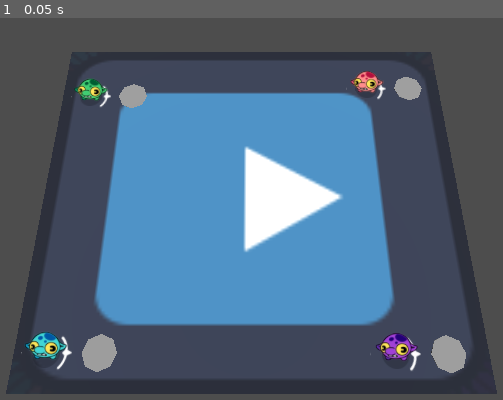
Above: before the commit, frame 1.
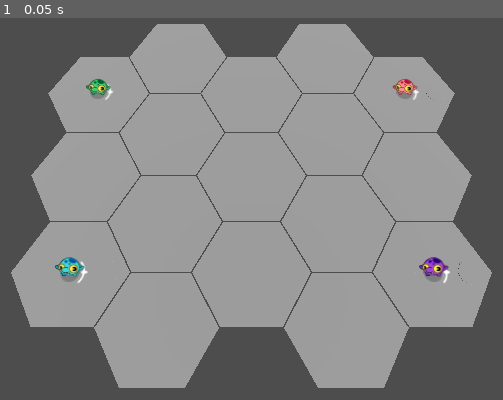
Above: after the commit, the same moment.

Repository: sarugami/FGJ24
Game: Godot game, scene res://game.tscn
The game is run twice, just before and just after one commit, with the same random seed, the same clock (stepped at 60 frames per second) and the same inputs. The engine's default icon, where the game draws it, is replaced by a stand-in: a white triangle on a blue panel in a dark square.
Inputs:
- Up to frame 1 (0.05 s): no input

The runs differ from the first frame. In frame 1, 74% of the frame differs, in the area x 1-99%, y 1-99%.

Commit message:
map_hexagons

Diff:
--- a/game.tscn
+++ b/game.tscn
@@ -1,25 +1,13 @@
-[gd_scene load_steps=6 format=3 uid="uid://cnisgb7eskrlp"]
+[gd_scene load_steps=3 format=3 uid="uid://cnisgb7eskrlp"]
 
 [ext_resource type="PackedScene" uid="uid://dntbubkn7i4aa" path="res://player.tscn" id="1_4g4tu"]
-[ext_resource type="Texture2D" uid="uid://14u5m4ybcwtm" path="res://icon.svg" id="1_g1551"]
-
-[sub_resource type="StandardMaterial3D" id="StandardMaterial3D_gemom"]
-albedo_texture = ExtResource("1_g1551")
-
-[sub_resource type="StandardMaterial3D" id="StandardMaterial3D_l5y1h"]
 
 [sub_resource type="Environment" id="Environment_4csi7"]
 
 [node name="Game" type="Node3D"]
 
-[node name="CSGBox3D" type="CSGBox3D" parent="."]
-material_override = SubResource("StandardMaterial3D_gemom")
-use_collision = true
-size = Vector3(13.3954, 0.0585938, 11.3115)
-material = SubResource("StandardMaterial3D_l5y1h")
-
 [node name="Camera3D" type="Camera3D" parent="."]
-transform = Transform3D(1, 0, 0, 0, 0.258819, 0.965926, 0, -0.965926, 0.258819, 0, 9, 3)
+transform = Transform3D(1, 0, 0, 0, 0.258819, 0.965926, 0, -0.965926, 0.258819, 0, 12, 5)
 
 [node name="DirectionalLight3D" type="DirectionalLight3D" parent="."]
 transform = Transform3D(0.263317, -4.21688e-08, 0.964709, -0.964709, -1.151e-08, 0.263317, 1.76963e-15, -1, -4.37114e-08, 0, 7.38173, 0)
@@ -27,28 +15,28 @@
 light_angular_distance = 90.0
 
 [node name="Player" parent="." instance=ExtResource("1_4g4tu")]
-transform = Transform3D(1, 0, 0, 0, 1, 0, 0, 0, 1, -5.656, 0.1, -3.703)
+transform = Transform3D(1, 0, 0, 0, 1, 0, 0, 0, 1, -7.25, 0.1, -4.2)
 DASH_SPEED = 20
 PLAYER_COLOR_BASE = Color(0.254902, 0.803922, 0.45098, 1)
 PLAYER_COLOR_DARK = Color(0.0588235, 0.647059, 0.411765, 1)
 PLAYER_COLOR_HIGHLIGHT = Color(0.0588235, 0.45098, 0.45098, 1)
 
 [node name="Player2" parent="." instance=ExtResource("1_4g4tu")]
-transform = Transform3D(1, 0, 0, 0, 1, 0, 0, 0, 1, -5.727, 0.1, 4.615)
+transform = Transform3D(1, 0, 0, 0, 1, 0, 0, 0, 1, -7.25, 0.1, 4.2)
 PLAYER_NUMBER = 2
 PLAYER_COLOR_BASE = Color(0.254902, 0.843137, 0.843137, 1)
 PLAYER_COLOR_DARK = Color(0.0784314, 0.627451, 0.803922, 1)
 PLAYER_COLOR_HIGHLIGHT = Color(0.0784314, 0.411765, 0.764706, 1)
 
 [node name="Player3" parent="." instance=ExtResource("1_4g4tu")]
-transform = Transform3D(1, 0, 0, 0, 1, 0, 0, 0, 1, 4.02056, 0.1, 4.646)
+transform = Transform3D(1, 0, 0, 0, 1, 0, 0, 0, 1, 7.25, 0.1, 4.2)
 PLAYER_NUMBER = 3
 PLAYER_COLOR_BASE = Color(0.627451, 0.254902, 0.843137, 1)
 PLAYER_COLOR_DARK = Color(0.392157, 0.176471, 0.705882, 1)
 PLAYER_COLOR_HIGHLIGHT = Color(0.235294, 0.117647, 0.54902, 1)
 
 [node name="Player4" parent="." instance=ExtResource("1_4g4tu")]
-transform = Transform3D(1, 0, 0, 0, 1, 0, 0, 0, 1, 4.07819, 0.1, -4.022)
+transform = Transform3D(1, 0, 0, 0, 1, 0, 0, 0, 1, 7.25, 0.1, -4.2)
 PLAYER_NUMBER = 4
 PLAYER_COLOR_BASE = Color(1, 0.54902, 0.54902, 1)
 PLAYER_COLOR_DARK = Color(0.901961, 0.313726, 0.470588, 1)
@@ -56,3 +44,104 @@
 
 [node name="WorldEnvironment" type="WorldEnvironment" parent="."]
 environment = SubResource("Environment_4csi7")
+
+[node name="CSGCylinder3D" type="CSGCylinder3D" parent="."]
+radius = 2.4
+height = 0.001
+sides = 6
+
+[node name="CSGCylinder3D15" type="CSGCylinder3D" parent="CSGCylinder3D"]
+transform = Transform3D(1, 0, 0, 0, 1, 0, 0, 0, 1, -3.65, 0, -6.3)
+radius = 2.4
+height = 0.001
+sides = 6
+
+[node name="CSGCylinder3D14" type="CSGCylinder3D" parent="CSGCylinder3D"]
+transform = Transform3D(1, 0, 0, 0, 1, 0, 0, 0, 1, 3.65, 0, -6.3)
+radius = 2.4
+height = 0.001
+sides = 6
+
+[node name="CSGCylinder3D11" type="CSGCylinder3D" parent="CSGCylinder3D"]
+transform = Transform3D(1, 0, 0, 0, 1, 0, 0, 0, 1, 7.3, 0, -4.2)
+radius = 2.4
+height = 0.001
+sides = 6
+
+[node name="CSGCylinder3D8" type="CSGCylinder3D" parent="CSGCylinder3D"]
+transform = Transform3D(1, 0, 0, 0, 1, 0, 0, 0, 1, 7.3, 0, 0)
+radius = 2.4
+height = 0.001
+sides = 6
+
+[node name="CSGCylinder3D10" type="CSGCylinder3D" parent="CSGCylinder3D"]
+transform = Transform3D(1, 0, 0, 0, 1, 0, 0, 0, 1, 7.3, 0, 4.2)
+radius = 2.4
+height = 0.001
+sides = 6
+
+[node name="CSGCylinder3D12" type="CSGCylinder3D" parent="CSGCylinder3D"]
+transform = Transform3D(1, 0, 0, 0, 1, 0, 0, 0, 1, -7.3, 0, -4.2)
+radius = 2.4
+height = 0.001
+sides = 6
+
+[node name="CSGCylinder3D13" type="CSGCylinder3D" parent="CSGCylinder3D"]
+transform = Transform3D(1, 0, 0, 0, 1, 0, 0, 0, 1, -7.3, 0, 4.2)
+radius = 2.4
+height = 0.001
+sides = 6
+
+[node name="CSGCylinder3D9" type="CSGCylinder3D" parent="CSGCylinder3D"]
+transform = Transform3D(1, 0, 0, 0, 1, 0, 0, 0, 1, -7.3, 0, 0)
+radius = 2.4
+height = 0.001
+sides = 6
+
+[node name="CSGCylinder3D3" type="CSGCylinder3D" parent="CSGCylinder3D"]
+transform = Transform3D(1, 0, 0, 0, 1, 0, 0, 0, 1, 3.65, 0, 2.1)
+radius = 2.4
+height = 0.001
+sides = 6
+
+[node name="CSGCylinder3D16" type="CSGCylinder3D" parent="CSGCylinder3D"]
+transform = Transform3D(1, 0, 0, 0, 1, 0, 0, 0, 1, -3.65, 0, 6.3)
+radius = 2.4
+height = 0.001
+sides = 6
+
+[node name="CSGCylinder3D17" type="CSGCylinder3D" parent="CSGCylinder3D"]
+transform = Transform3D(1, 0, 0, 0, 1, 0, 0, 0, 1, 3.65, 0, 6.3)
+radius = 2.4
+height = 0.001
+sides = 6
+
+[node name="CSGCylinder3D7" type="CSGCylinder3D" parent="CSGCylinder3D"]
+transform = Transform3D(1, 0, 0, 0, 1, 0, 0, 0, 1, 3.65, 0, -2.1)
+radius = 2.4
+height = 0.001
+sides = 6
+
+[node name="CSGCylinder3D4" type="CSGCylinder3D" parent="CSGCylinder3D"]
+transform = Transform3D(1, 0, 0, 0, 1, 0, 0, 0, 1, -3.65, 0, 2.1)
+radius = 2.4
+height = 0.001
+sides = 6
+
+[node name="CSGCylinder3D5" type="CSGCylinder3D" parent="CSGCylinder3D"]
+transform = Transform3D(1, 0, 0, 0, 1, 0, 0, 0, 1, -3.65, 0, -2.1)
+radius = 2.4
+height = 0.001
+sides = 6
+
+[node name="CSGCylinder3D2" type="CSGCylinder3D" parent="CSGCylinder3D"]
+transform = Transform3D(1, 0, 0, 0, 1, 0, 0, 0, 1, 0, 0, 4.2)
+radius = 2.4
+height = 0.001
+sides = 6
+
+[node name="CSGCylinder3D6" type="CSGCylinder3D" parent="CSGCylinder3D"]
+transform = Transform3D(1, 0, 0, 0, 1, 0, 0, 0, 1, 0, 0, -4.2)
+radius = 2.4
+height = 0.001
+sides = 6
